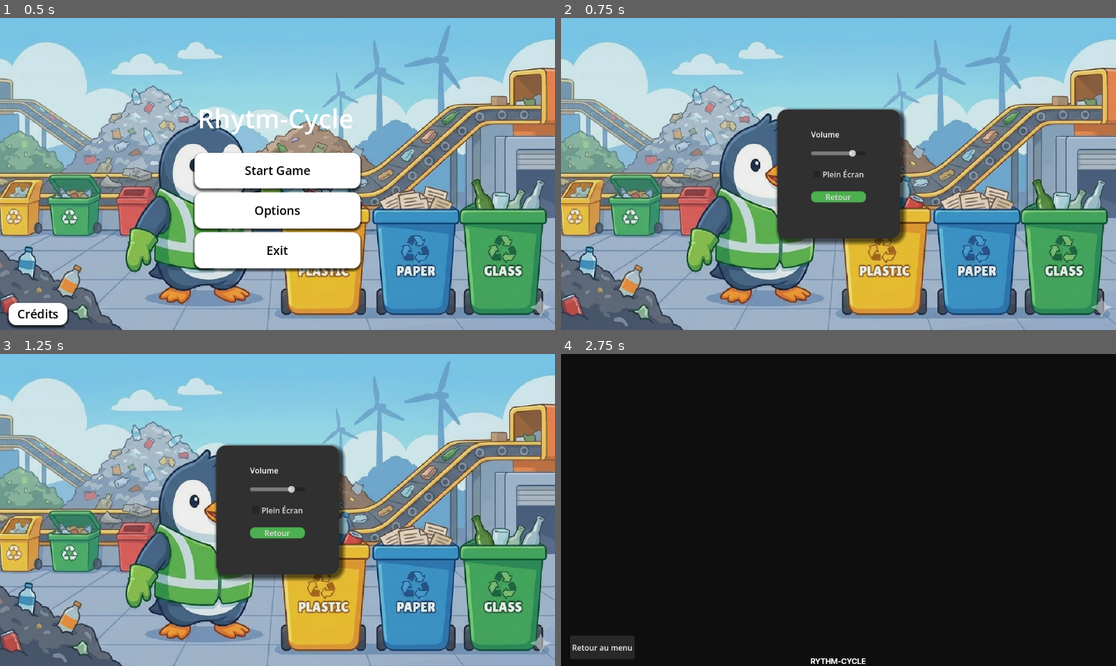
Above: before the commit, frames 1-4 (two rows, left to right).
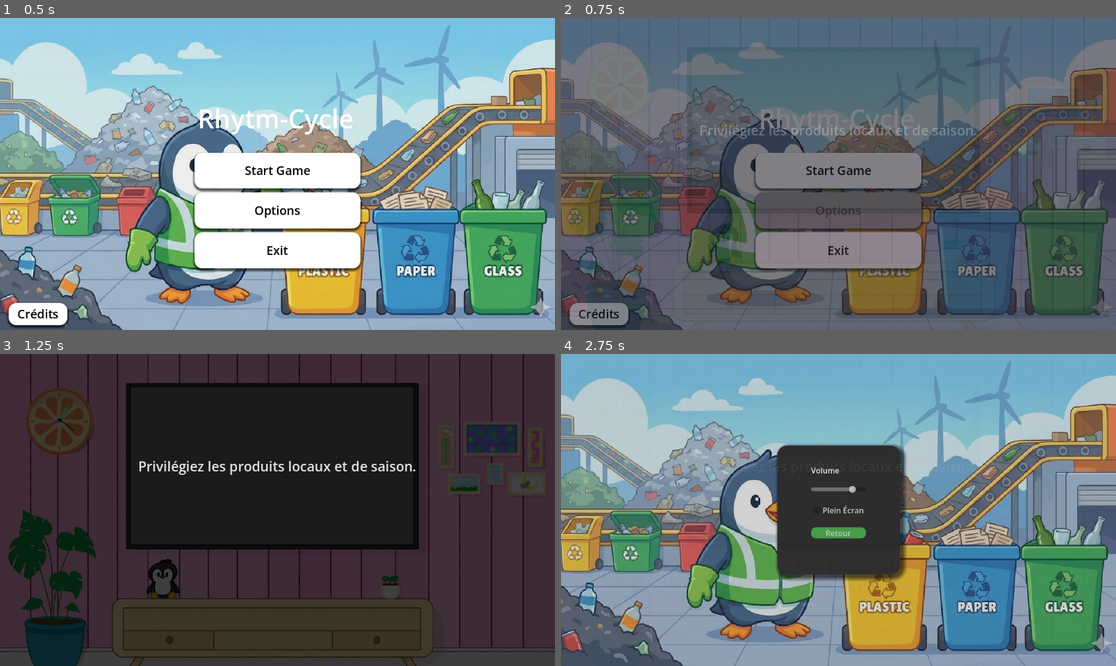
Above: after the commit, the same moments.

Repository: PingBeat/Rhythm-Cycle
Game: Godot game, scene res://UI/main_menu.tscn
Same seed, same stepped clock (60 frames per second), same inputs: the game is played once before the commit and once after it. Sound files missing from this copy of the repository are replaced by a short silence.
Inputs (mouse positions are in pixels of both pictures, inside the frame that each line leads up to):
- Up to frame 1 (0.5 s): no input
- Up to frame 2 (0.75 s): click "Options" at 0.5 s
- Up to frame 3 (1.25 s): no input
- Up to frame 4 (2.75 s): click "Retour" at 1.25 s; click (599, 650) at 2 s, where only the run before the commit has a clickable "Crédits"

Frame 1 is identical in both runs. In frame 2, 98% of the frame differs, in the area x 0-100%, y 0-100%; in frame 3, 92%; in frame 4, 100%.

Commit message:
Ajout de l'écran de chargement et correction du bug du son

Diff:
--- a/Autoloads/levelmanager.gd
+++ b/Autoloads/levelmanager.gd
@@ -25,9 +25,15 @@
 
 func load_settings():
 	var err = config.load(save_path)
-	if err != OK: return # Si le fichier n'existe pas encore
+	var vol = 1.0
+	if err == OK:
+		vol = config.get_value("audio", "master_volume", 1.0)
 
-	var vol = config.get_value("audio", "master_volume", 1.0)
 	# On applique le volume au bus Master
 	var bus_index = AudioServer.get_bus_index("Master")
 	AudioServer.set_bus_volume_db(bus_index, linear_to_db(vol))
+
+	if vol <= 0.001:
+		AudioServer.set_bus_mute(bus_index, true)
+	else:
+		AudioServer.set_bus_mute(bus_index, false)
--- /dev/null
+++ b/Autoloads/loading_screen.gd
@@ -0,0 +1,50 @@
+extends CanvasLayer
+
+var tips: Array[String] = [
+	"Pensez à éteindre la lumière en quittant une pièce.",
+	"Privilégiez les transports en commun, le vélo ou la marche.",
+	"Utilisez des sacs réutilisables pour vos courses.",
+	"Ne laissez pas l'eau couler pendant que vous vous brossez les dents.",
+	"Triez vos déchets pour faciliter le recyclage.",
+	"Réduisez votre consommation de viande pour diminuer votre empreinte carbone.",
+	"Débranchez les appareils électroniques lorsque vous ne les utilisez pas.",
+	"Privilégiez les produits locaux et de saison.",
+	"Utilisez une gourde plutôt que des bouteilles en plastique.",
+	"Réparez vos objets cassés plutôt que d'en racheter neufs systématiquement."
+]
+
+@onready var animation_player: AnimationPlayer = $AnimationPlayer
+@onready var tip_label: RichTextLabel = $Control/TipLabel
+
+var scene_to_load: String = ""
+
+func _ready() -> void:
+	$Control.hide() # Caché par défaut
+
+	# Essayer de charger l'image de la télé si elle a été ajoutée
+	var bg_path = "res://Assets/Images/loading_bg.png"
+	if ResourceLoader.exists(bg_path):
+		var tex = ResourceLoader.load(bg_path)
+		$Control/Background.texture = tex
+
+func change_scene(target_path: String) -> void:
+	scene_to_load = target_path
+
+	# Choisir un conseil aléatoire
+	var random_tip = tips[randi() % tips.size()]
+	tip_label.text = "[center]" + random_tip + "[/center]"
+
+	# Lancer l'animation d'apparition
+	$Control.show()
+	animation_player.play("fade_in")
+
+func _on_animation_player_animation_finished(anim_name: String) -> void:
+	if anim_name == "fade_in":
+		# Quand l'écran est totalement noir/visible, on change de scène
+		get_tree().change_scene_to_file(scene_to_load)
+		# On ajoute un petit délai avec un timer pour laisser le temps de lire le conseil
+		await get_tree().create_timer(1.2).timeout
+		# Puis on relance l'animation pour disparaître
+		animation_player.play("fade_out")
+	elif anim_name == "fade_out":
+		$Control.hide()
--- /dev/null
+++ b/Autoloads/loading_screen.tscn
@@ -0,0 +1,99 @@
+[gd_scene load_steps=5 format=3 uid="uid://dxqloading1234"]
+
+[ext_resource type="Script" path="res://Autoloads/loading_screen.gd" id="1_script"]
+
+[sub_resource type="Animation" id="Animation_fade_in"]
+resource_name = "fade_in"
+length = 0.5
+tracks/0/type = "value"
+tracks/0/imported = false
+tracks/0/enabled = true
+tracks/0/path = NodePath("Control:modulate")
+tracks/0/interp = 1
+tracks/0/loop_wrap = true
+tracks/0/keys = {
+"times": PackedFloat32Array(0, 0.5),
+"transitions": PackedFloat32Array(1, 1),
+"update": 0,
+"values": [Color(1, 1, 1, 0), Color(1, 1, 1, 1)]
+}
+
+[sub_resource type="Animation" id="Animation_fade_out"]
+resource_name = "fade_out"
+length = 0.5
+tracks/0/type = "value"
+tracks/0/imported = false
+tracks/0/enabled = true
+tracks/0/path = NodePath("Control:modulate")
+tracks/0/interp = 1
+tracks/0/loop_wrap = true
+tracks/0/keys = {
+"times": PackedFloat32Array(0, 0.5),
+"transitions": PackedFloat32Array(1, 1),
+"update": 0,
+"values": [Color(1, 1, 1, 1), Color(1, 1, 1, 0)]
+}
+
+[sub_resource type="AnimationLibrary" id="AnimationLibrary_fade"]
+_data = {
+"fade_in": SubResource("Animation_fade_in"),
+"fade_out": SubResource("Animation_fade_out")
+}
+
+[node name="LoadingScreen" type="CanvasLayer"]
+layer = 120
+process_mode = 3
+script = ExtResource("1_script")
+
+[node name="Control" type="Control" parent="."]
+modulate = Color(1, 1, 1, 0)
+layout_mode = 3
+anchors_preset = 15
+anchor_right = 1.0
+anchor_bottom = 1.0
+grow_horizontal = 2
+grow_vertical = 2
+
+[node name="ColorRect" type="ColorRect" parent="Control"]
+layout_mode = 1
+anchors_preset = 15
+anchor_right = 1.0
+anchor_bottom = 1.0
+grow_horizontal = 2
+grow_vertical = 2
+color = Color(0.12, 0.08, 0.15, 1)
+
+[node name="Background" type="TextureRect" parent="Control"]
+layout_mode = 1
+anchors_preset = 15
+anchor_right = 1.0
+anchor_bottom = 1.0
+grow_horizontal = 2
+grow_vertical = 2
+expand_mode = 1
+stretch_mode = 6
+
+[node name="TipLabel" type="RichTextLabel" parent="Control"]
+layout_mode = 1
+anchors_preset = 8
+anchor_left = 0.5
+anchor_top = 0.5
+anchor_right = 0.5
+anchor_bottom = 0.5
+offset_left = -300.0
+offset_top = -110.0
+offset_right = 300.0
+offset_bottom = 110.0
+grow_horizontal = 2
+grow_vertical = 2
+theme_override_font_sizes/normal_font_size = 28
+theme_override_colors/default_color = Color(0.9, 0.9, 0.9, 1)
+bbcode_enabled = true
+text = "[center]Conseil écologique par défaut.[/center]"
+
+[node name="AnimationPlayer" type="AnimationPlayer" parent="."]
+libraries = {
+"": SubResource("AnimationLibrary_fade")
+}
+
+[connection signal="animation_finished" from="AnimationPlayer" to="." method="_on_animation_player_animation_finished"]
--- a/DEMO/Menus/finish.gd
+++ b/DEMO/Menus/finish.gd
@@ -7,4 +7,4 @@
 		var level_to_load: String = Levelmanager._load_level(Levelmanager.current_level)
 		if level_to_load == "":
 			return
-		get_tree().call_deferred("change_scene_to_file", level_to_load)
+		LoadingScreen.call_deferred("change_scene", level_to_load)
--- a/DEMO/Menus/level_select_button.gd
+++ b/DEMO/Menus/level_select_button.gd
@@ -12,4 +12,4 @@
 func _pressed() -> void:
 	if is_unlocked:
 		Levelmanager.current_level = level
-		get_tree().call_deferred("change_scene_to_file", Levelmanager._load_level(level))
+		LoadingScreen.call_deferred("change_scene", Levelmanager._load_level(level))
--- a/DEMO/Menus/main_menu.gd
+++ b/DEMO/Menus/main_menu.gd
@@ -12,11 +12,11 @@
 
 
 func _on_start_pressed() -> void:
-	get_tree().change_scene_to_file("res://Menus/scene/select_level.tscn")
+	LoadingScreen.change_scene("res://Menus/scene/select_level.tscn")
 
 
 func _on_options_pressed() -> void:
-	get_tree().change_scene_to_file("res://Menus/menu_settings.tscn")
+	LoadingScreen.change_scene("res://Menus/menu_settings.tscn")
 
 
 
--- a/DEMO/Menus/menu_settings.gd
+++ b/DEMO/Menus/menu_settings.gd
@@ -26,7 +26,7 @@
 func _on_bouton_retour_pressed():
 	# Si on a ouvert le menu depuis le menu principal
 	if get_tree().current_scene == self:
-		get_tree().change_scene_to_file("res://Menus/main_menu.tscn")
+		LoadingScreen.change_scene("res://Menus/main_menu.tscn")
 	else:
 		# Si on l'a ouvert par-dessus le jeu :
 		get_tree().paused = false
--- a/UI/credits.gd
+++ b/UI/credits.gd
@@ -11,4 +11,4 @@
 	texte_credits.position.y -= vitesse_defilement * delta
 
 func _on_bouton_retour_pressed():
-	get_tree().change_scene_to_file("res://UI/main_menu.tscn")
+	LoadingScreen.change_scene("res://UI/main_menu.tscn")
--- a/UI/finish.gd
+++ b/UI/finish.gd
@@ -8,7 +8,7 @@
 
 func _on_bouton_menu_pressed() -> void:
 	get_tree().paused = false
-	get_tree().change_scene_to_file("res://UI/main_menu.tscn")
+	LoadingScreen.change_scene("res://UI/main_menu.tscn")
 
 func _on_bouton_suivant_pressed() -> void:
 	get_tree().paused = false
@@ -16,6 +16,6 @@
 
 	var level_to_load = Levelmanager._load_level(Levelmanager.current_level)
 	if level_to_load != "":
-		get_tree().change_scene_to_file(level_to_load)
+		LoadingScreen.change_scene(level_to_load)
 	else:
-		get_tree().change_scene_to_file("res://UI/main_menu.tscn")
+		LoadingScreen.change_scene("res://UI/main_menu.tscn")
--- a/UI/level_select_button.gd
+++ b/UI/level_select_button.gd
@@ -12,4 +12,4 @@
 func _pressed() -> void:
 	if is_unlocked:
 		Levelmanager.current_level = level
-		get_tree().call_deferred("change_scene_to_file", Levelmanager._load_level(level))
+		LoadingScreen.call_deferred("change_scene", Levelmanager._load_level(level))
--- a/UI/main_menu.gd
+++ b/UI/main_menu.gd
@@ -12,11 +12,11 @@
 
 
 func _on_start_pressed() -> void:
-	get_tree().change_scene_to_file("res://UI/select_level.tscn")
+	LoadingScreen.change_scene("res://UI/select_level.tscn")
 
 
 func _on_options_pressed() -> void:
-	get_tree().change_scene_to_file("res://UI/menu_settings.tscn")
+	LoadingScreen.change_scene("res://UI/menu_settings.tscn")
 
 
 func _on_exit_pressed() -> void:
@@ -24,4 +24,4 @@
 
 
 func _on_credits_pressed() -> void:
-	get_tree().change_scene_to_file("res://UI/CreditsMenu.tscn")
+	LoadingScreen.change_scene("res://UI/CreditsMenu.tscn")
--- a/UI/menu_settings.gd
+++ b/UI/menu_settings.gd
@@ -8,10 +8,15 @@
 @onready var panel_container = $PanelContainer
 @onready var pause_controls = $PanelContainer/MarginContainer/BoitePrincipale/PauseControls
 @onready var universal_settings = $PanelContainer/MarginContainer/BoitePrincipale/UniversalSettings
+@onready var slider_volume = $PanelContainer/MarginContainer/BoitePrincipale/UniversalSettings/SliderVolume
 
 func _ready():
 	# On repère le canal "Master" (le son général)
 	bus_index = AudioServer.get_bus_index("Master")
+
+	# Initialiser le slider à la valeur sauvegardée
+	if slider_volume:
+		slider_volume.set_value_no_signal(Levelmanager.config.get_value("audio", "master_volume", 0.8))
 
 	# Sécurité : On s'assure que le menu central n'est pas caché
 	panel_container.visible = true
@@ -54,7 +59,7 @@
 # --- 5. LES BOUTONS ---
 func _on_bouton_retour_pressed():
 	if get_tree().current_scene == self:
-		get_tree().change_scene_to_file("res://UI/main_menu.tscn")
+		LoadingScreen.change_scene("res://UI/main_menu.tscn")
 	else:
 		get_tree().paused = false
 		get_parent().queue_free()
@@ -66,4 +71,4 @@
 
 func _on_bouton_exit_pressed() -> void:
 	get_tree().paused = false
-	get_tree().change_scene_to_file("res://UI/main_menu.tscn")
+	LoadingScreen.change_scene("res://UI/main_menu.tscn")
--- a/project.godot
+++ b/project.godot
@@ -22,6 +22,7 @@
 [autoload]
 
 Levelmanager="*res://Autoloads/levelmanager.gd"
+LoadingScreen="*res://Autoloads/loading_screen.tscn"
 
 [input]
 
Binary file added: Assets/Images/loading_bg.png
Not shown, added: Assets/Images/loading_bg.png.import
Not shown, added: Autoloads/loading_screen.gd.uid
